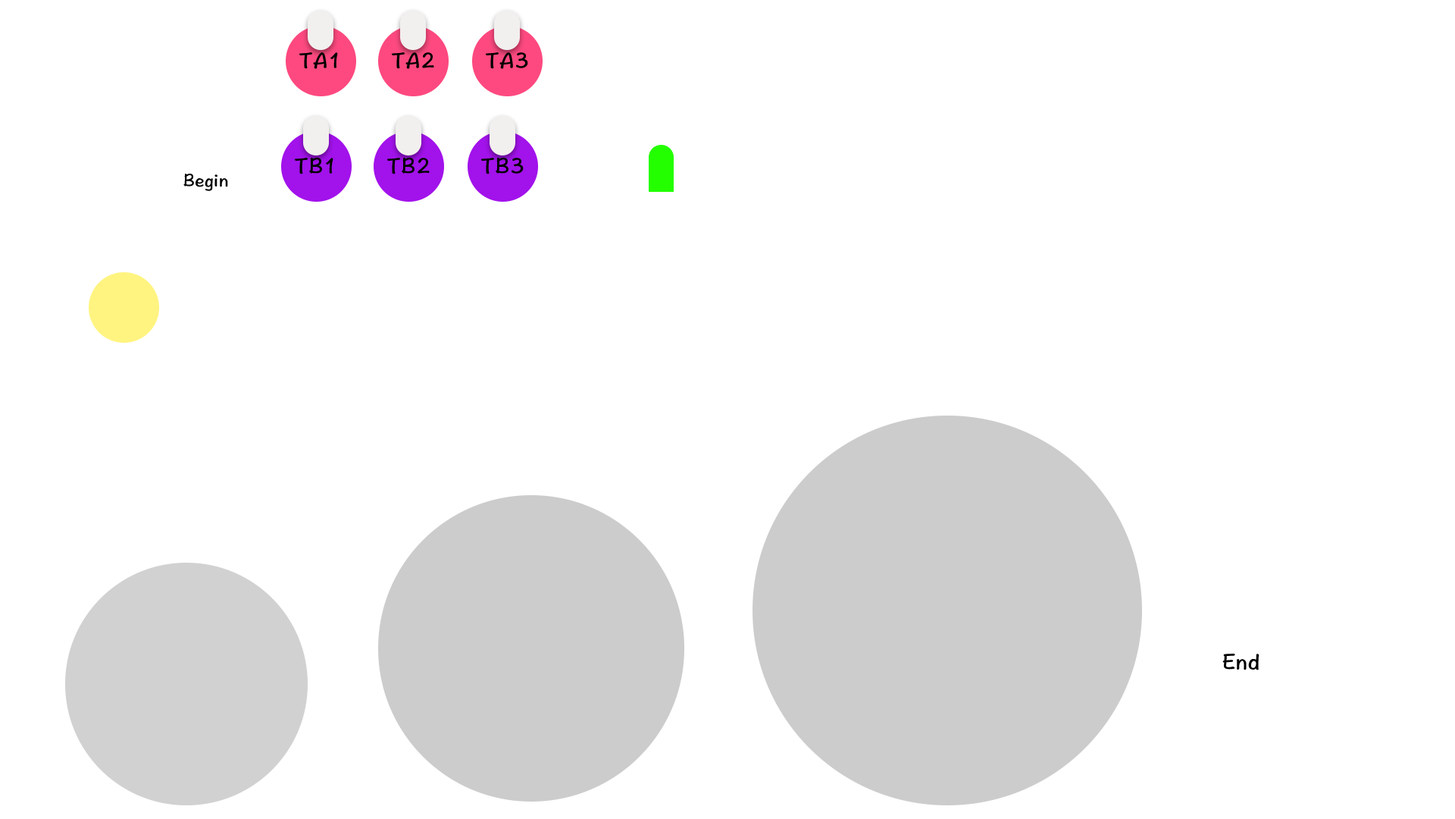
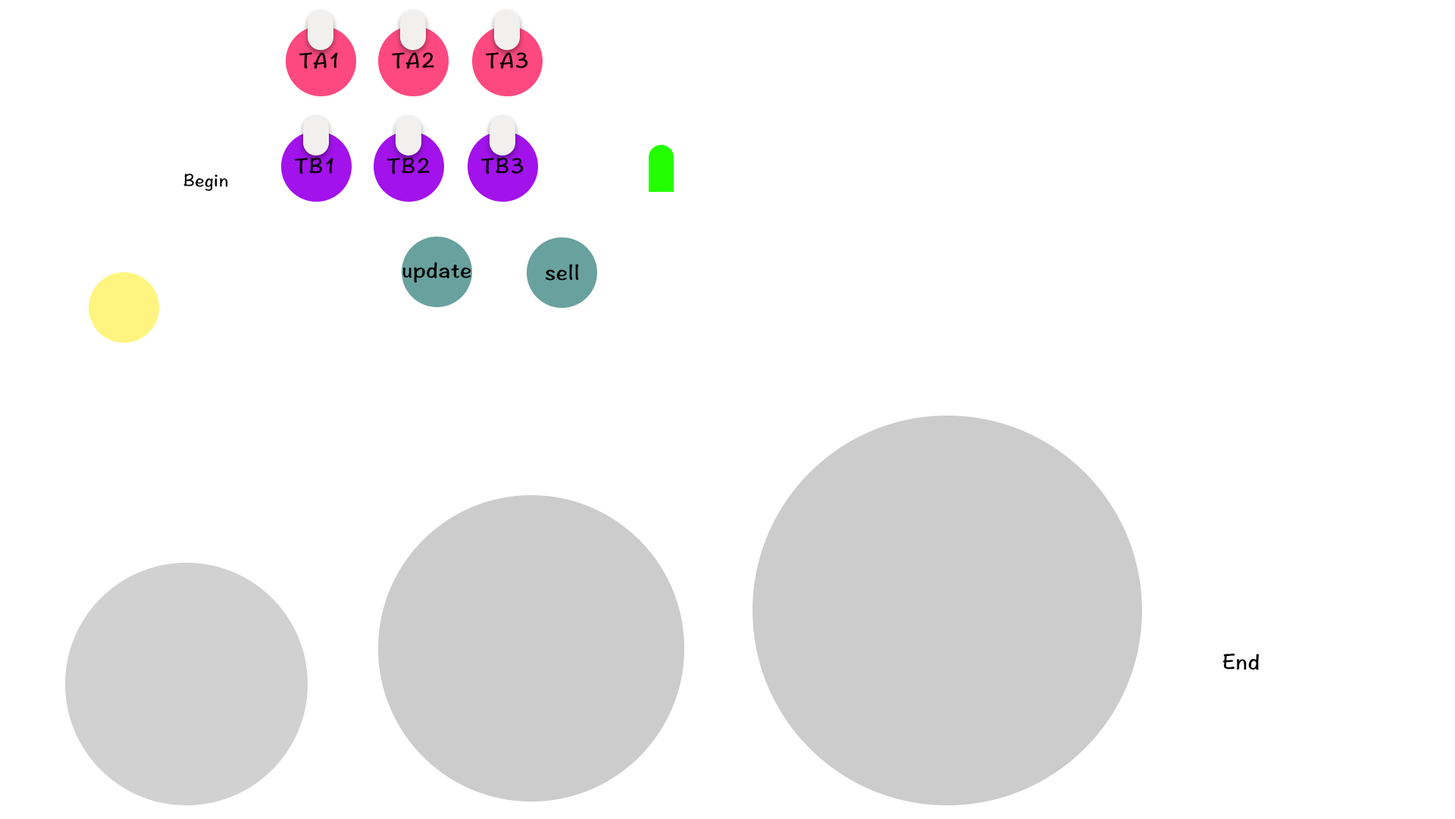
Layered file, before and after one edit (1455 × 819). Changes by layer:
added layer "sell" in group "组 2 拷贝 2" over [544, 263, 580, 281]
added layer "椭圆 1 拷贝 3" in group "组 2 拷贝 2" over [526, 237, 598, 308]
added layer "update" in group "组 2 拷贝 2" over [402, 261, 472, 283]
added layer "椭圆 1 拷贝 2" in group "组 2 拷贝 2" over [401, 236, 473, 307]
